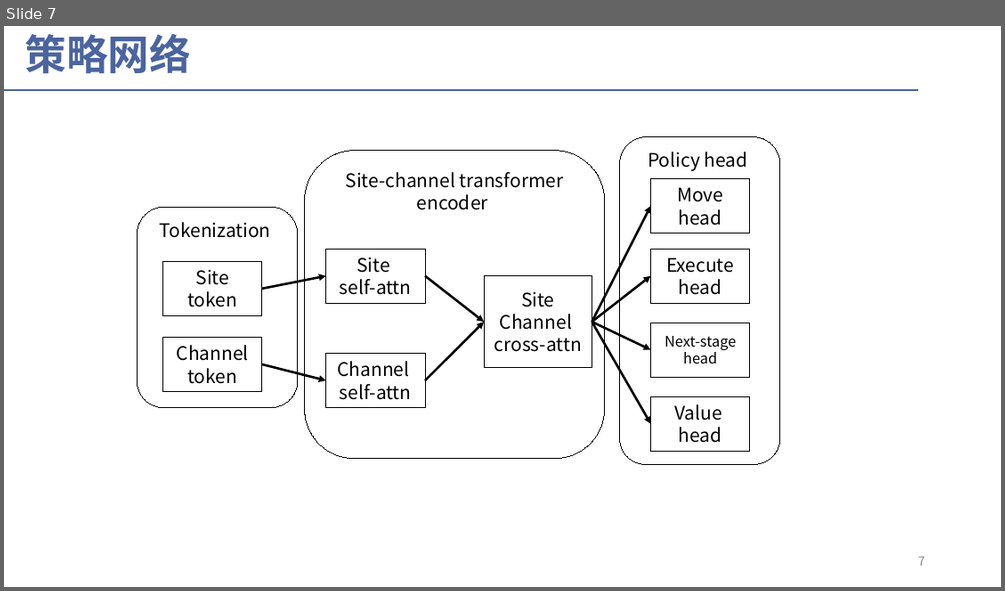
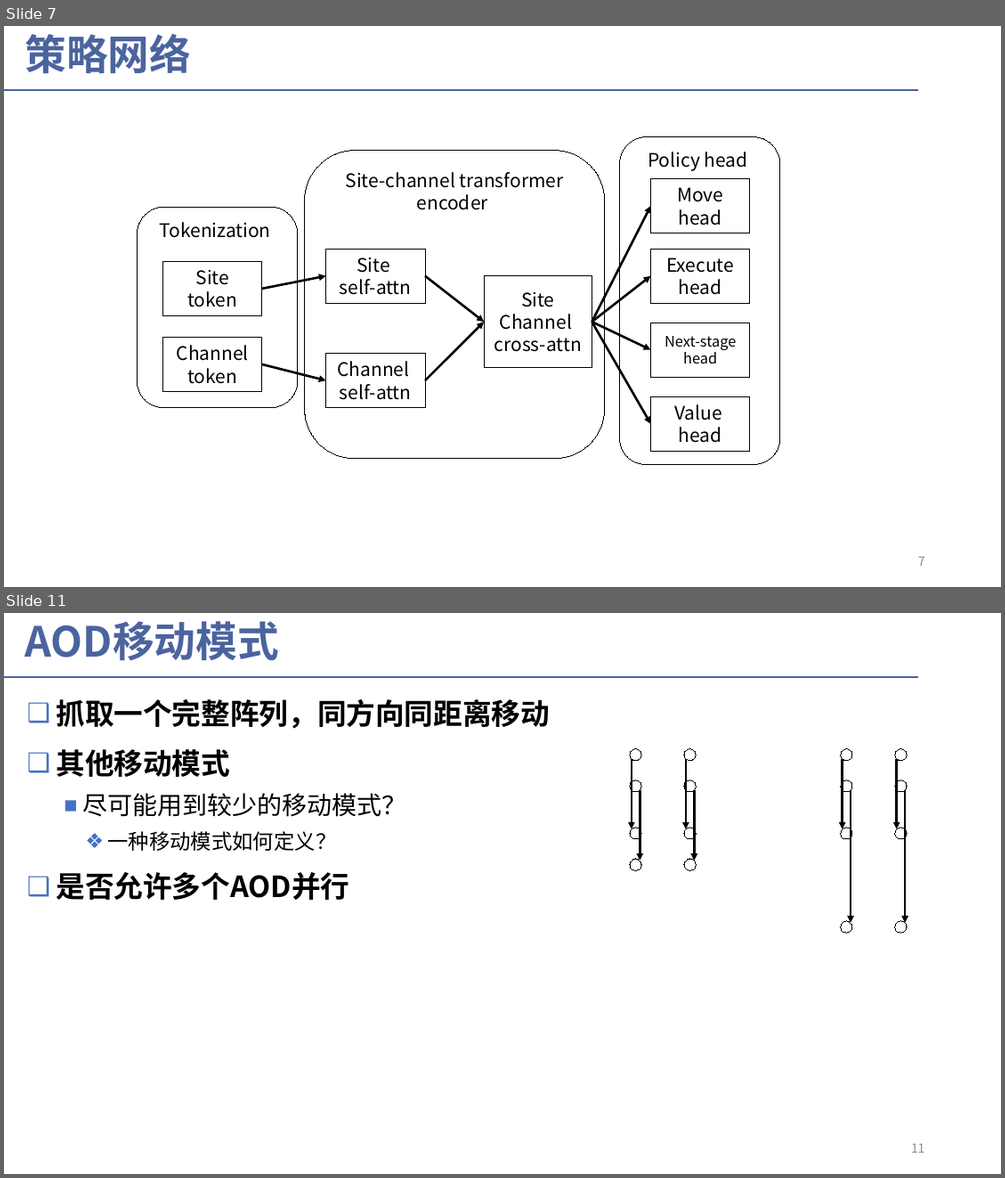
Before and after one commit to liyongshang/work-files, a slide deck: 07.pptx. Shown one above the other, each under a label of ours: slide 7 before the commit, slides 7 and 11 after it; the slides between them are not shown. The pictures are 1005x591 and 1005x1178 pixels, drawn with LibreOffice and Linux fonts; fonts in the diff are those of the drawing. Boxes give left, top, right and bottom in pixels: in the first picture for what was removed or moved away, otherwise in the second. Text is boxed around its words. In the diff, an @@ line names an element or a change of style, - is before the commit and + after.

```diff
--- a/07.pptx
+++ b/07.pptx
@@ slide 11 added at (4, 613, 1001, 1174), background #FFFFFF; not listed: 1 template element that a slide beside it also shows @@
@@ title added at (25, 621, 279, 660), 40 pt, text #4B649F, bold @@
+AOD移动模式
@@ text added at (57, 699, 550, 900), 28 pt, text #000000, bold @@
+❑ 抓取一个完整阵列，同方向同距离移动
+❑ 其他移动模式
+  ■ 尽可能用到较少的移动模式？
+    ❖ 一种移动模式如何定义？
+❑ 是否允许多个AOD并行
@@ ellipse added at (630, 749, 642, 761), outline #000000 0.75 pt @@
@@ arrow added from (631, 759) to (631, 829), #000000 2.25 pt @@
@@ ellipse added at (685, 749, 696, 761), outline #000000 0.75 pt @@
@@ arrow added from (686, 759) to (686, 829), #000000 2.25 pt @@
@@ ellipse added at (841, 749, 853, 761), outline #000000 0.75 pt @@
@@ arrow added from (842, 759) to (842, 829), #000000 2.25 pt @@
@@ ellipse added at (895, 749, 906, 761), outline #000000 0.75 pt @@
@@ arrow added from (897, 759) to (897, 829), #000000 2.25 pt @@
@@ ellipse added at (630, 779, 642, 792), outline #000000 0.75 pt @@
@@ arrow added from (639, 790) to (639, 860), #000000 2.25 pt @@
@@ ellipse added at (685, 779, 696, 792), outline #000000 0.75 pt @@
@@ arrow added from (695, 790) to (695, 860), #000000 2.25 pt @@
@@ ellipse added at (841, 779, 853, 792), outline #000000 0.75 pt @@
@@ arrow added from (850, 790) to (850, 923), #000000 2.25 pt @@
@@ ellipse added at (895, 779, 906, 792), outline #000000 0.75 pt @@
@@ arrow added from (905, 790) to (905, 923), #000000 2.25 pt @@
@@ ellipse added at (630, 827, 642, 840), outline #000000 0.75 pt @@
@@ ellipse added at (685, 827, 696, 840), outline #000000 0.75 pt @@
@@ ellipse added at (841, 827, 853, 840), outline #000000 0.75 pt @@
@@ ellipse added at (895, 827, 906, 840), outline #000000 0.75 pt @@
@@ ellipse added at (630, 859, 642, 871), outline #000000 0.75 pt @@
@@ ellipse added at (685, 859, 696, 871), outline #000000 0.75 pt @@
@@ ellipse added at (841, 921, 853, 933), outline #000000 0.75 pt @@
@@ ellipse added at (895, 921, 906, 933), outline #000000 0.75 pt @@
@@ page number added at (911, 1143, 925, 1152), 12 pt, text #8C8C8C @@
+11
```
Also in this commit, not shown: 1 slide changed, 3 other slides added.
